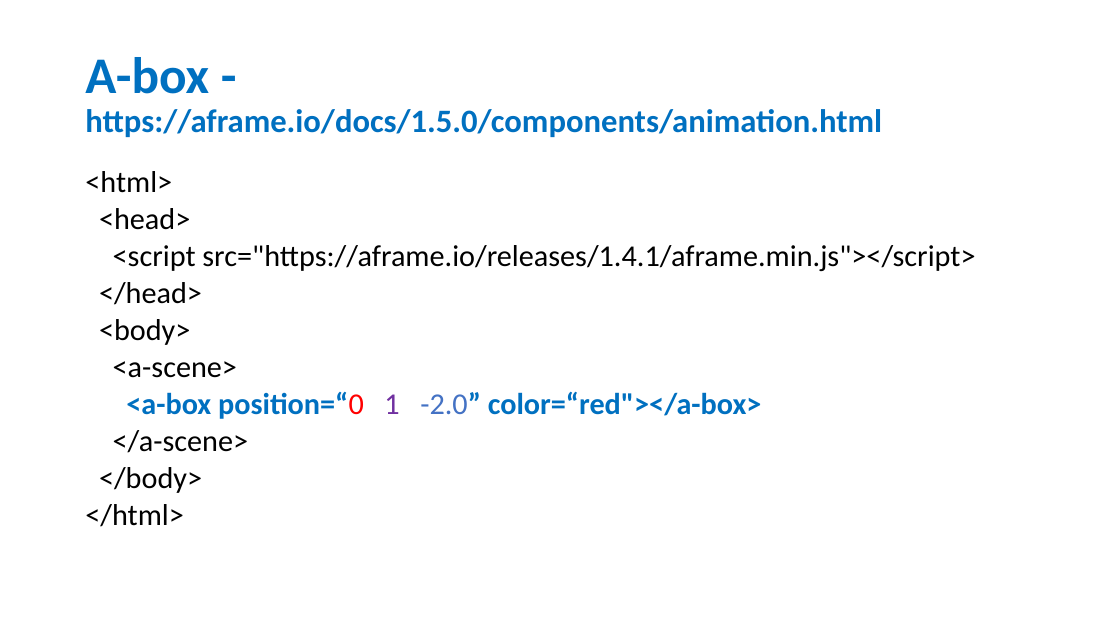
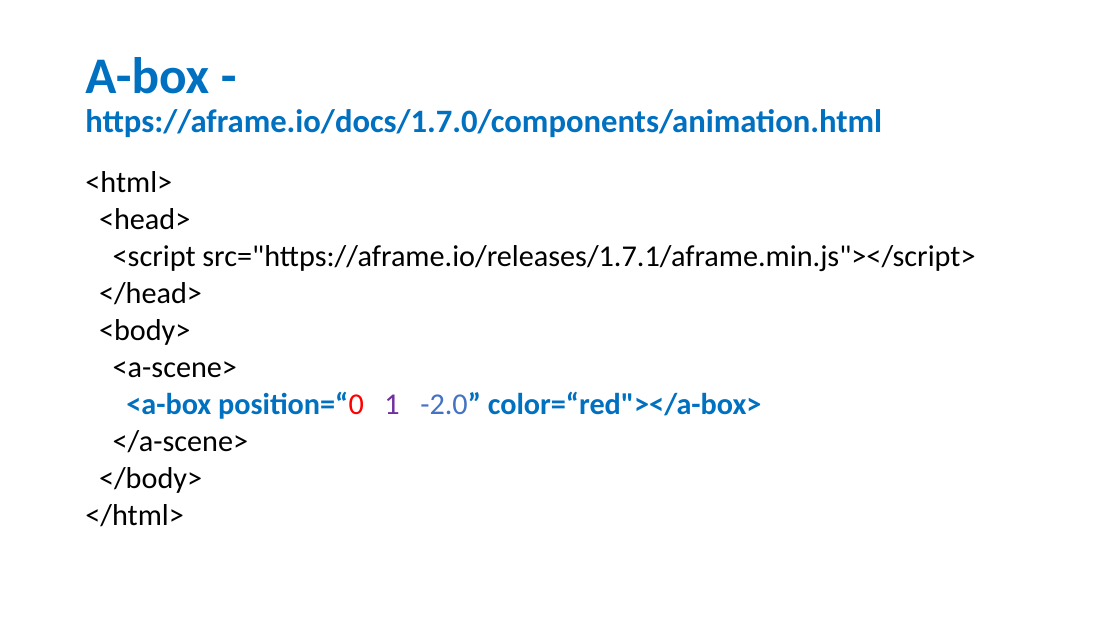
Before and after one commit to wonder-phil/UEMCON-2025, a slide deck: slide 3 of p04/A-frame-moving-geometric-objects.pptx. Drawn at 1120x630 pixels with LibreOffice and Linux fonts; fonts in the diff are those of the drawing. Boxes give left, top, right and bottom in pixels: in the first picture for what was removed or moved away, otherwise in the second. Text is boxed around its words. In the diff, an @@ line names an element or a change of style, - is before the commit and + after.

Commit message:
update version of aframe to 1.7.{0,1}

```diff
--- a/p04/A-frame-moving-geometric-objects.pptx
+++ b/p04/A-frame-moving-geometric-objects.pptx
@@ title at (x1=85, y1=57, x2=882, y2=137): text changed @@
-A-box - https://aframe.io/docs/1.5.0/components/animation.html
+A-box - https://aframe.io/docs/1.7.0/components/animation.html
@@ text at (x1=113, y1=245, x2=975, y2=271): text changed @@
-<script src="https://aframe.io/releases/1.4.1/aframe.min.js"></script>
+<script src="https://aframe.io/releases/1.7.1/aframe.min.js"></script>
```
Also in this commit, not shown: 33 other files.
